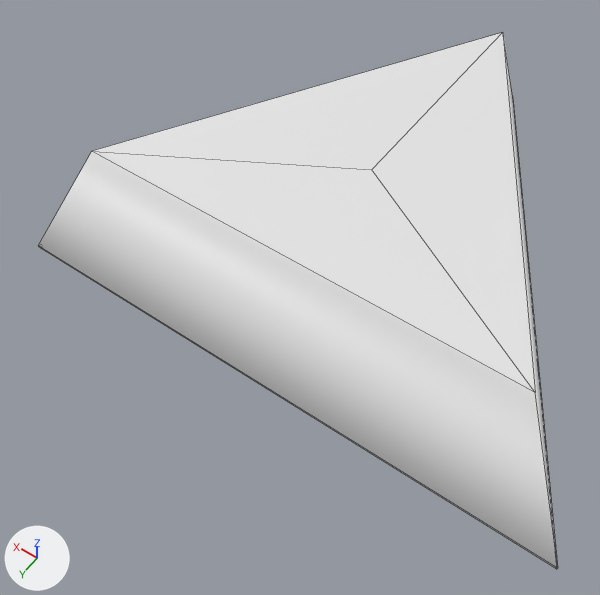
An edit to the OBJ model Assets/Models/ModelSelectorBtn.obj, drawn before and after from the same camera.
Both versions are drawn from a 50 mm camera at (-0.094, 0.171, 0.232) aimed at (0.012, 0.022, -0.002). Every picture has the same lights, and +X, +Y and +Z are marked at lower left. Mesh edges are drawn as thin lines. Where no turn or scale is listed for an object, it has been applied to the vertices.

In view in the first picture: 'SelectorBtn'.
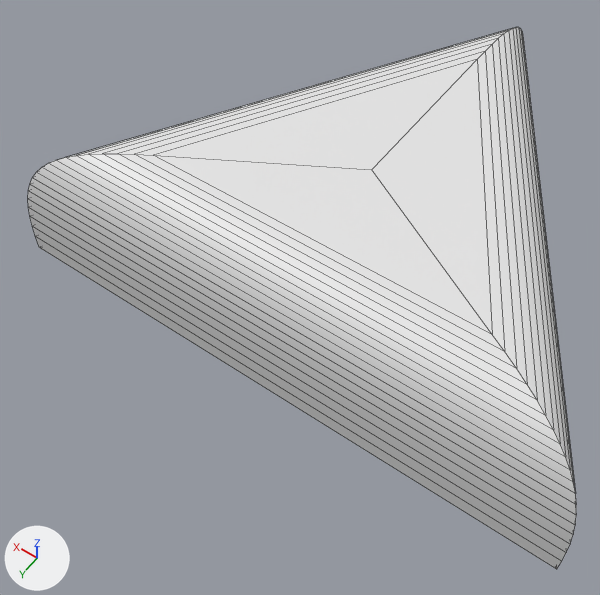
Location of each change, (x1, y1, x2, y2) in pixels of the pictures (600 x 595 px):
'SelectorBtn', reshaped: before (39, 32, 557, 569); after (28, 27, 576, 569)

What the commit changed:
me_selectorbtn is used by ob_selectorbtn; location (0.0, 0.0, 0.0).
me_selectorbtn had 11 vertices, 12 faces and spanned x -0.104..0.104, y -0.12..0.06, z 0.0..0.05.
me_selectorbtn now has 62 vertices, 63 faces and spans x -0.104..0.104, y -0.12..0.06, z 0.0..0.05.
Part 1, on me_selectorbtn:
3 faces are deleted.
3 vertices in x -0.104..0.104, y -0.12..0.06, z 0.001 move by (0.0, 0.0, 0.005).
3 vertices move from x -0.078..0.078, y -0.09..0.045, z 0.05 to x -0.104..0.104, y -0.12..0.06, z 0.012.
51 vertices are added at x -0.103..0.103, y -0.119..0.06, z 0.017..0.05.
54 new faces join them.
